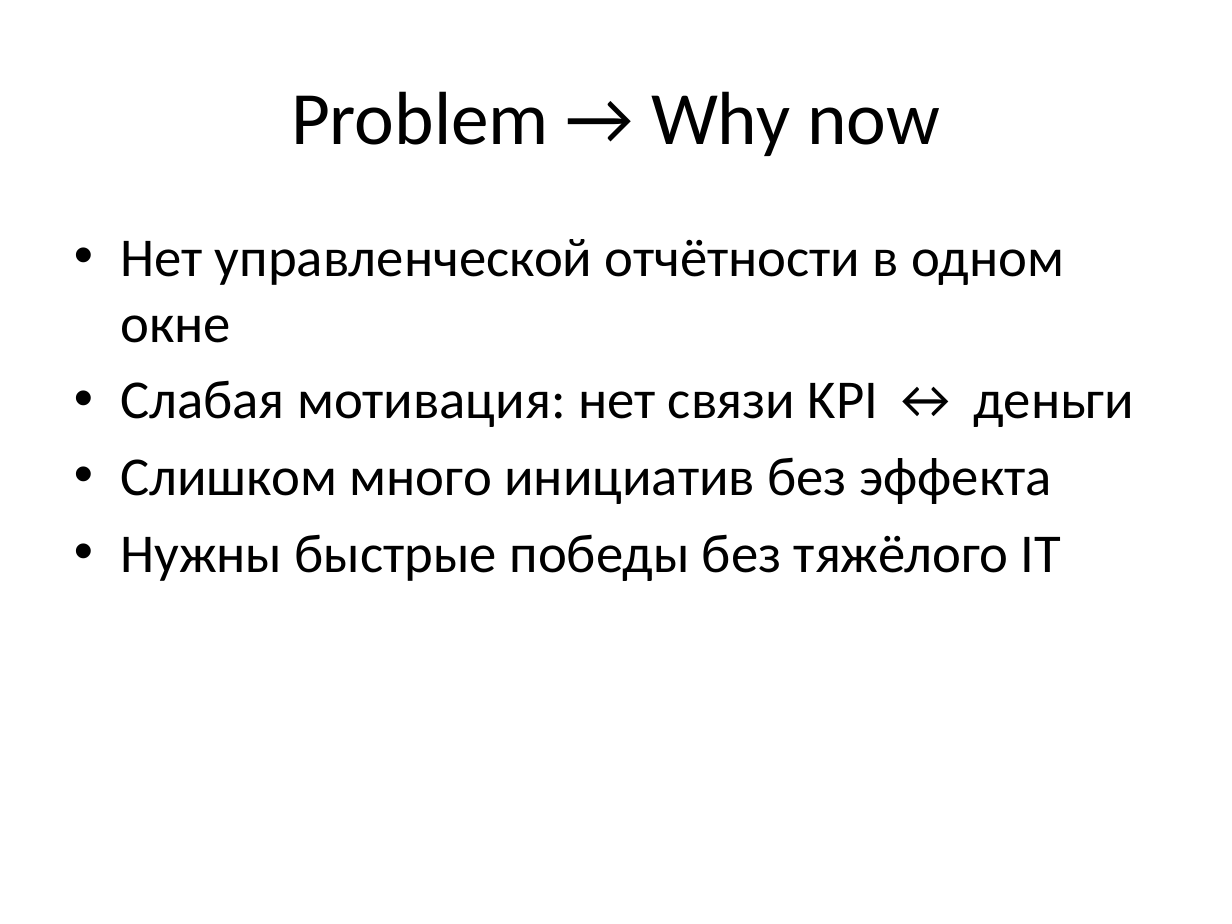
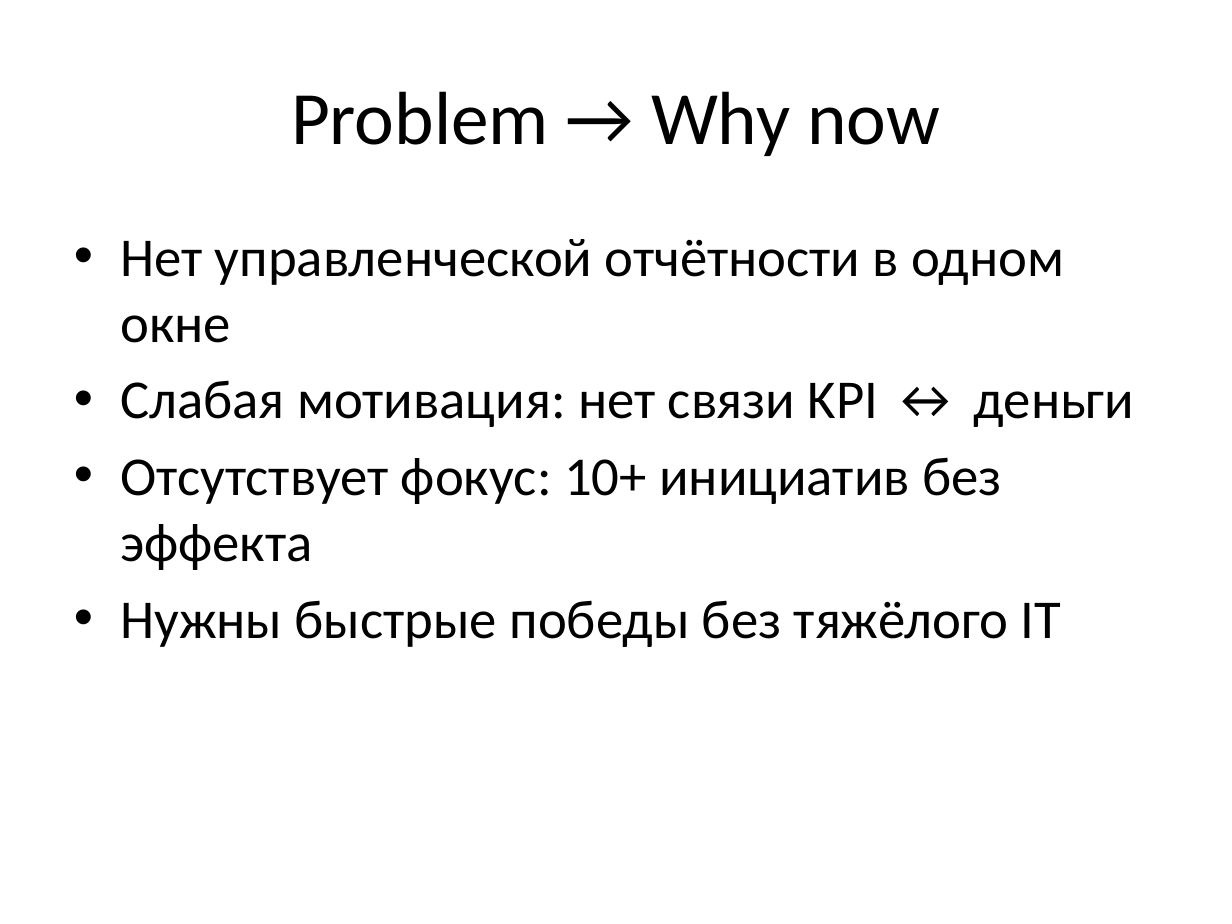
Before and after one commit to Vildia/CFG-consulting, a slide deck: slide 2 of downloads/CFG_PitchDeck.pptx. Drawn at 1232x924 pixels with LibreOffice and Linux fonts; fonts in the diff are those of the drawing. Boxes give left, top, right and bottom in pixels: in the first picture for what was removed or moved away, otherwise in the second. Text is boxed around its words. In the diff, an @@ line names an element or a change of style, - is before the commit and + after.

```diff
--- a/downloads/CFG_PitchDeck.pptx
+++ b/downloads/CFG_PitchDeck.pptx
@@ text at [120,457,1002,570]: text changed @@
-• Слишком много инициатив без эффекта
+• Отсутствует фокус: 10+ инициатив без эффекта
```
Also in this commit, not shown: 4 other slides changed, 3 slides added, 12 other files.
